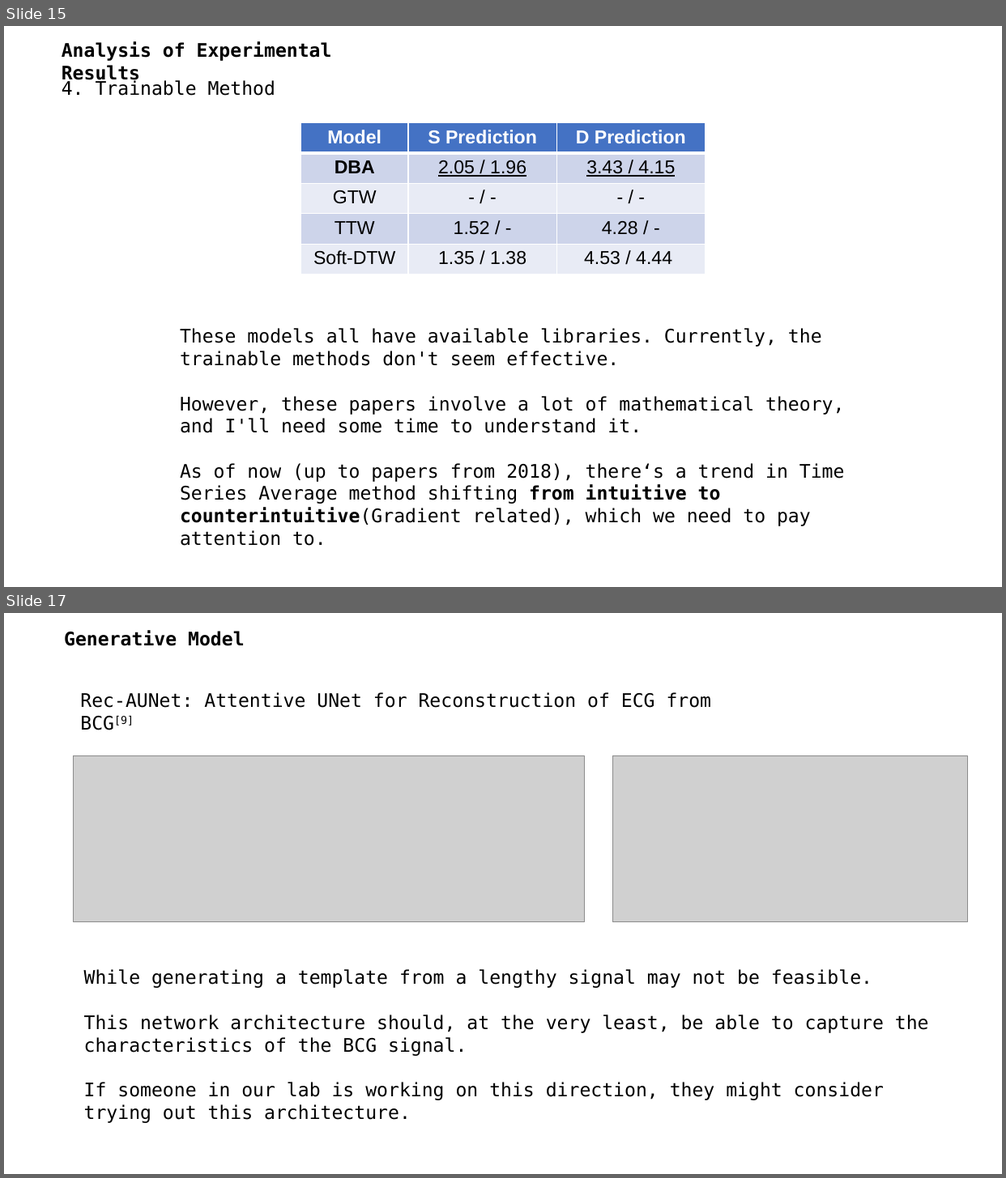
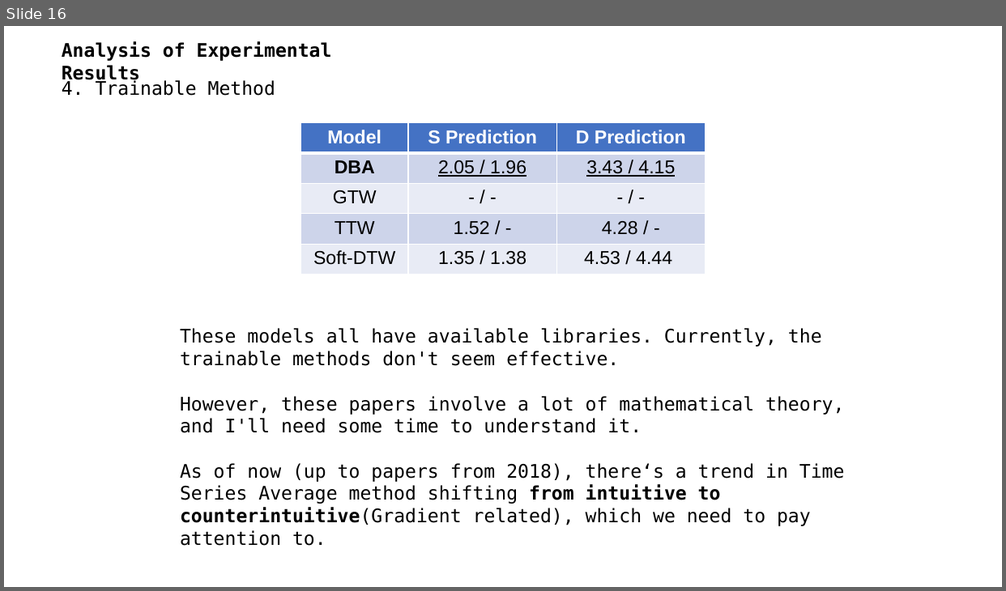
Before and after one commit to A-Big-Tortoise/Presentation, a slide deck: Presentation_1212_JiayuChen.pptx. Shown one above the other, each under a label of ours: slides 15 and 17 before the commit, slide 16 after it; the slides between them are not shown. The pictures are 1006x1178 and 1006x591 pixels, drawn with LibreOffice and Linux fonts; fonts in the diff are those of the drawing; grey boxes stand for pictures. Boxes give left, top, right and bottom in pixels: in the first picture for what was removed or moved away, otherwise in the second. Text is boxed around its words. In the diff, an @@ line names an element or a change of style, - is before the commit and + after.

```diff
--- a/Presentation_1212_JiayuChen.pptx
+++ b/Presentation_1212_JiayuChen.pptx
@@ slide 17 removed at box(4, 613, 1002, 1174), background #FFFFFF @@
@@ text removed at box(64, 630, 245, 646) @@
-Generative Model
@@ text removed at box(80, 692, 712, 730) @@
-Rec-AUNet: Attentive UNet for Reconstruction of ECG from BCG[9]
@@ picture removed at box(73, 756, 584, 923) @@
@@ picture removed at box(612, 756, 967, 923) @@
@@ text removed at box(84, 969, 929, 1123) @@
-While generating a template from a lengthy signal may not be feasible.
-This network architecture should, at the very least, be able to capture the characteristics of the BCG signal.
-If someone in our lab is working on this direction, they might consider trying out this architecture.
@@ what was slide 15 is now slide 16 @@
```
Also in this commit, not shown: 1 slide changed, 7 slides added, 12 other slides removed.
